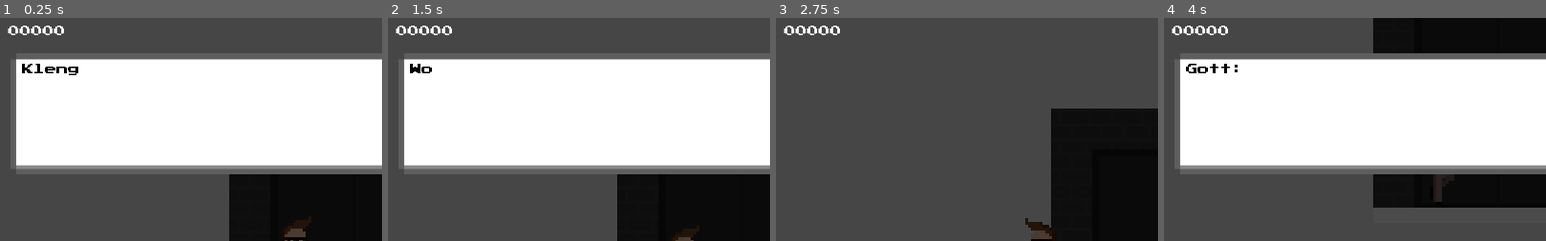
Above: before the commit, frames 1-4 (left to right).
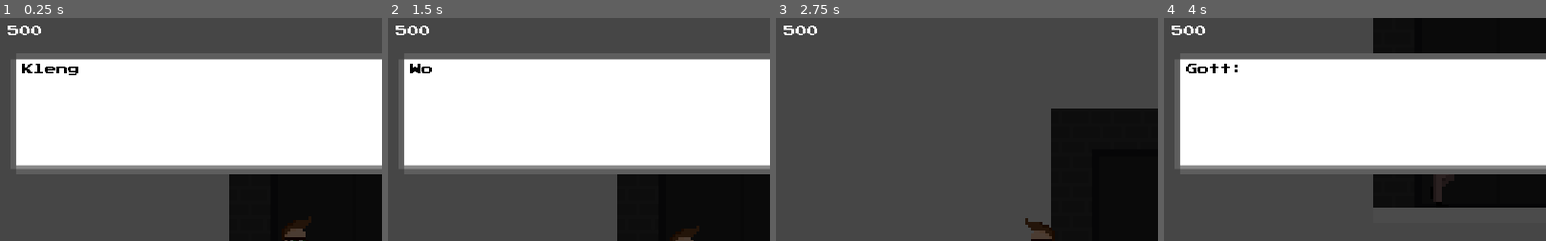
Above: after the commit, the same moments.

Repository: klenganthegame/KlenganTheGame
Game: Godot game, scene res://level/1/Level1.tscn
Two runs of this game, one before a commit and one after it. Both use one fixed random seed, a clock stepped at 60 frames per second and the inputs below.
Inputs:
- Up to frame 1 (0.25 s): no input
- Up to frame 2 (1.5 s): tap Enter at 0.5 s; hold E (accept) 0.53-1.28 s; hold D (walk_right) from 0.53 s (still down); tap Space (jump) at 0.77 s; tap E (accept) at 1.35 s
- Up to frame 3 (2.75 s): tap Space (jump) at 1.52 s; tap E (accept) at 2 s; release D (walk_right) at 2.03 s; hold A (walk_left) from 2.03 s (still down); hold E (accept) from 2.03 s (still down)
- Up to frame 4 (4 s): release A (walk_left) at 2.78 s; release E (accept) at 2.78 s; hold D (walk_right) from 2.78 s (still down); tap E (accept) at 2.85 s; tap Space (jump) at 3.02, 3.77 s; hold E (accept) from 3.53 s (still down)
The pictures show only the part of the screen within x 12-62%, y 0-50%; the shares and areas given below are measured in that part.

The runs differ from the first frame. In frame 1, 0.2% of the frame differs, in the area x 2-17%, y 3-8%; in frame 2, 0.2%; in frame 3, 0.2%; in frame 4, 0.2%.

Commit message:
implemented change score in ui

Diff:
--- a/objects/player/Klengan.gd
+++ b/objects/player/Klengan.gd
@@ -24,11 +24,12 @@
 	max_life = 100
 	actual_life = 50
 
+	change_score_in_ui(500)
+
 	spawn = transform.get_origin()
 
 	$CanvasLayer/Health.max_value = max_life
 	$CanvasLayer/Health.value = actual_life
-
 
 func _process(delta):
 
@@ -99,20 +100,16 @@
 
 func talk(text : Array):
 	$CanvasLayer/DialogueBox.talk(text)
-	pass
-
 
 func _on_Area2D_area_entered(_area):
 	can_interact = true
 	area = _area
 	pass
 
-
 func _on_Area2D_area_exited(area):
 	can_interact = false
 	area = null
 	pass
-
 
 func _on_DialogueBox_dialogue_exit():
 
@@ -121,4 +118,6 @@
 		interactable.interacted()
 		last_action_interactable = false
 	emit_signal("dialogue_exit")
-	pass
+
+func change_score_in_ui(score : int):
+	$CanvasLayer/ScoreLabel.text = "score: " + str(score)
--- a/objects/player/Klengan.tscn
+++ b/objects/player/Klengan.tscn
@@ -60,7 +60,7 @@
 scale = Vector2( 4, 4 )
 frames = SubResource( 1 )
 animation = "walk"
-frame = 7
+frame = 2
 playing = true
 
 [node name="Camera2D" type="Camera2D" parent="."]
@@ -157,7 +157,7 @@
 texture_progress = ExtResource( 28 )
 fill_mode = 3
 
-[node name="Label" type="Label" parent="CanvasLayer"]
+[node name="ScoreLabel" type="Label" parent="CanvasLayer"]
 margin_left = 20.0
 margin_top = 10.0
 margin_right = 212.0
